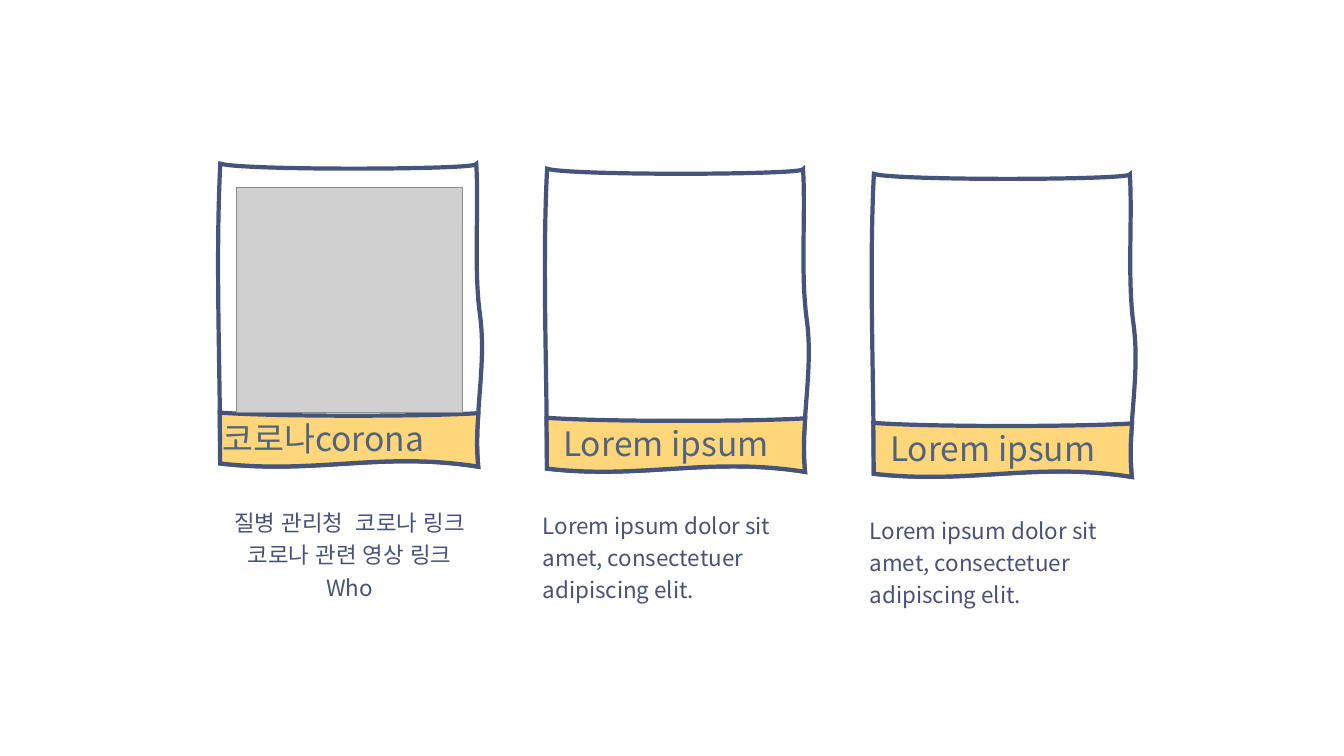
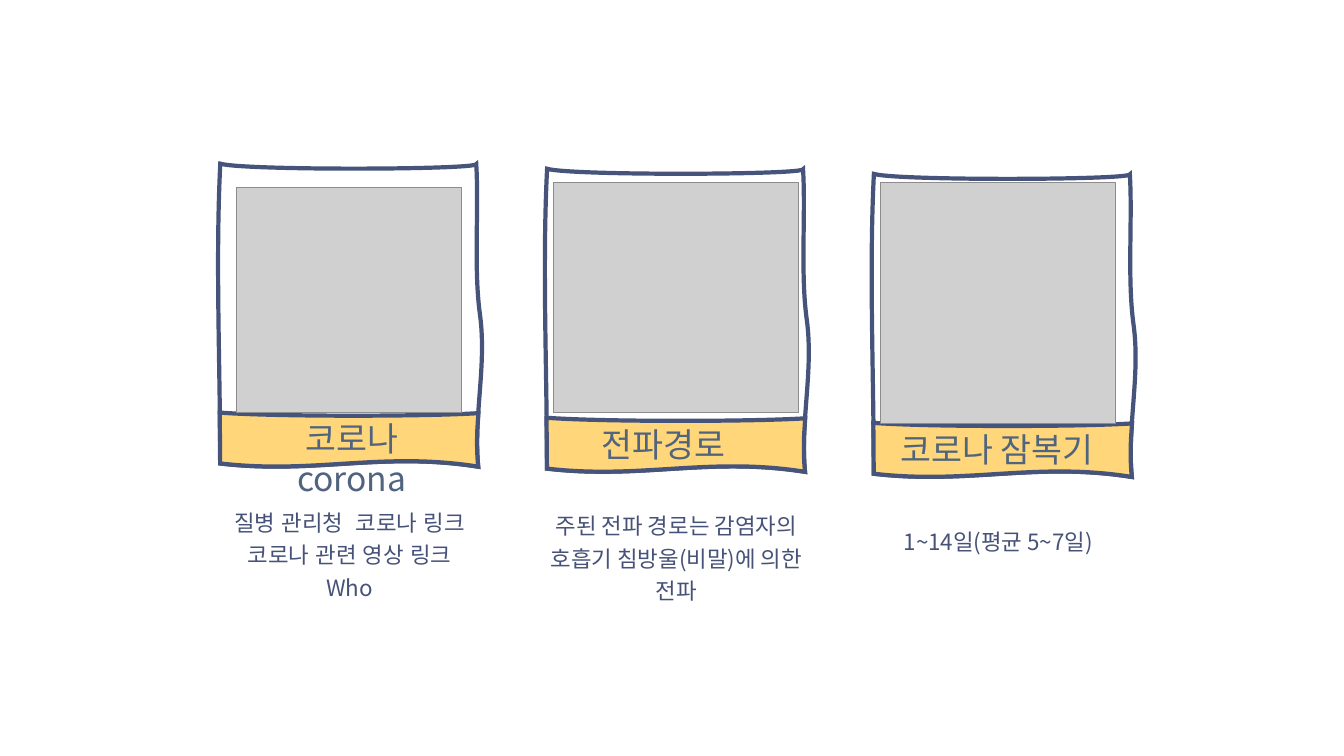
Before and after one commit to soyeon0730/-, a slide deck: slide 6 of 코로나 정보 검색엔진.pptx. Drawn at 1344x756 pixels with LibreOffice and Linux fonts; fonts in the diff are those of the drawing; grey boxes stand for pictures; background and template pictures are left out. Boxes give left, top, right and bottom in pixels: in the first picture for what was removed or moved away, otherwise in the second. Text is boxed around its words. In the diff, an @@ line names an element or a change of style, - is before the commit and + after.

```diff
--- a/코로나 정보 검색엔진.pptx
+++ b/코로나 정보 검색엔진.pptx
@@ picture added at (554, 182, 799, 413) @@
@@ picture added at (881, 182, 1116, 423) @@
@@ text at (297, 417, 406, 492): spaces changed @@
-코로나corona
+코로나 corona
@@ text at (602, 429, 726, 467): text changed @@
-Lorem ipsum
+전파경로
@@ text at (900, 434, 1094, 472): text changed @@
-Lorem ipsum
+코로나 잠복기
@@ text at (551, 515, 802, 601): text changed @@
-Lorem ipsum dolor sit amet, consectetuer adipiscing elit.
+주된 전파 경로는 감염자의 호흡기 침방울(비말)에 의한 전파
@@ text at (904, 531, 1093, 554): text changed @@
-Lorem ipsum dolor sit amet, consectetuer adipiscing elit.
+1~14일(평균 5~7일)
```
Also in this commit, not shown: 2 other slides changed, 3 slides added.
